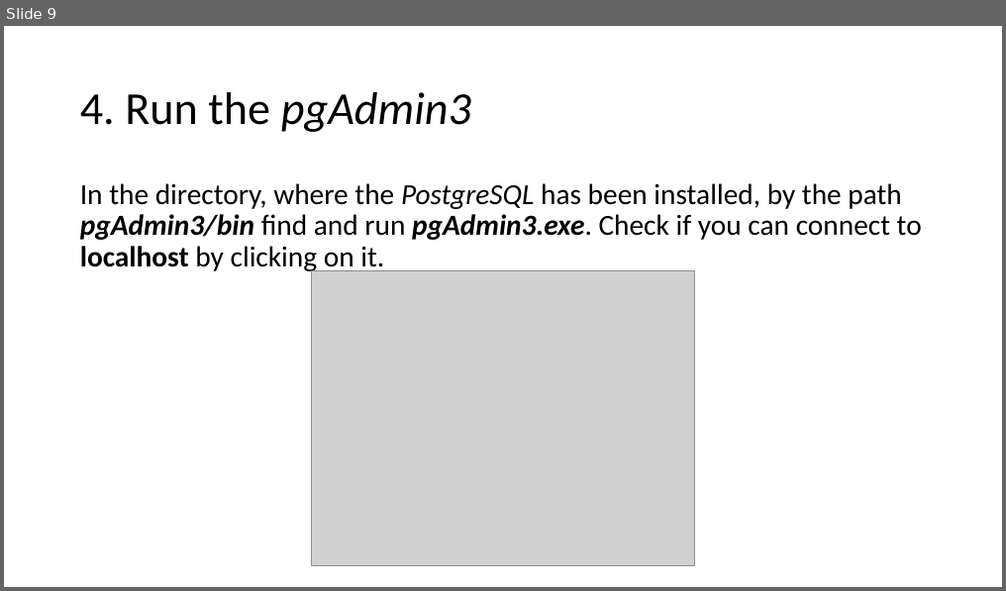
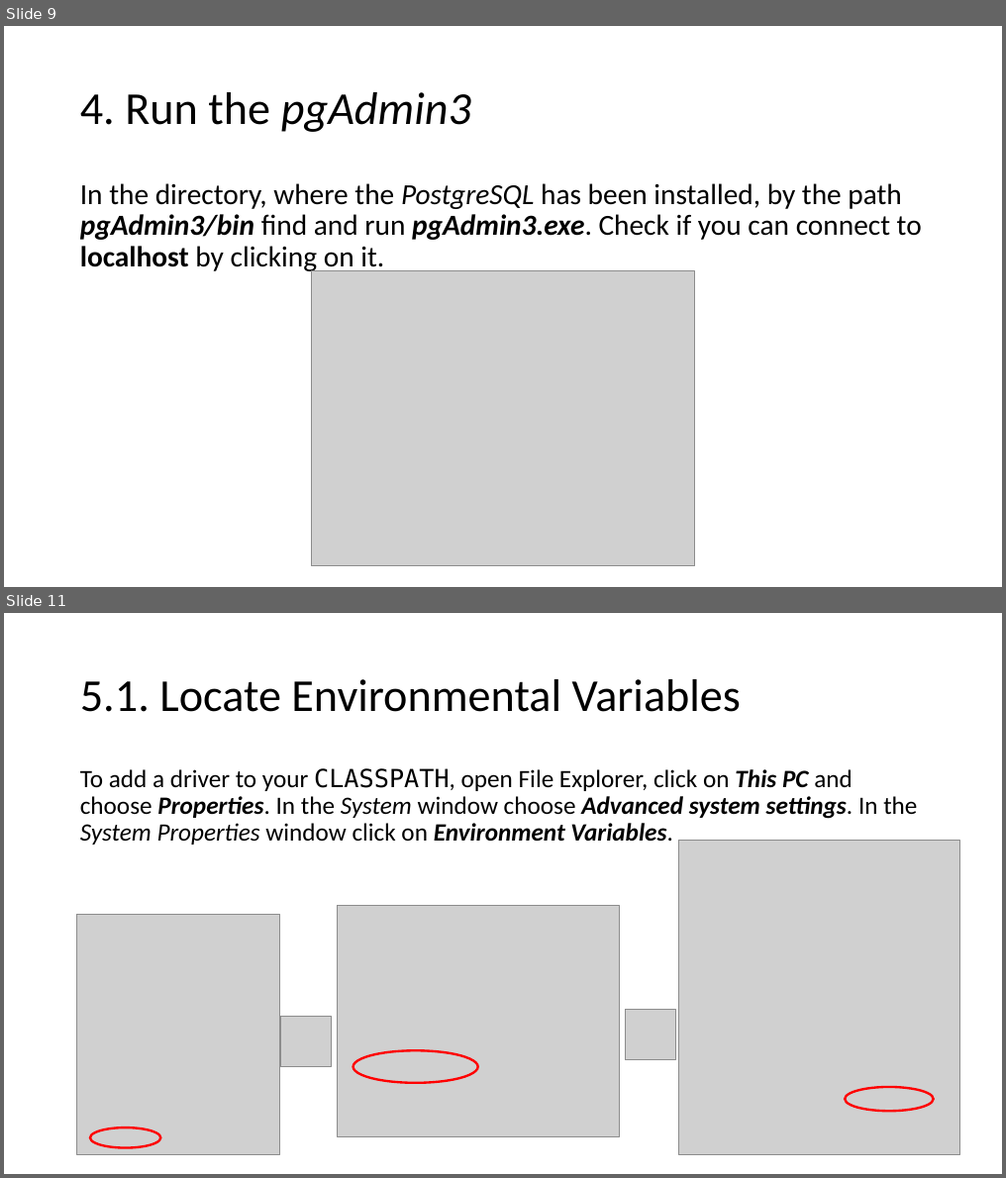
Before and after one commit to aolins/pbc, a slide deck: javadb/resources/Installing PostgreSQL.pptx. Shown one above the other, each under a label of ours: slide 9 before the commit, slides 9 and 11 after it; the slides between them are not shown. The pictures are 1006x591 and 1006x1178 pixels, drawn with LibreOffice and Linux fonts; fonts in the diff are those of the drawing; grey boxes stand for pictures. Boxes give left, top, right and bottom in pixels: in the first picture for what was removed or moved away, otherwise in the second. Text is boxed around its words. In the diff, an @@ line names an element or a change of style, - is before the commit and + after.

Commit message:
Added an instruction for JDBC driver installation

```diff
--- a/javadb/resources/Installing PostgreSQL.pptx
+++ b/javadb/resources/Installing PostgreSQL.pptx
@@ slide 11 added at box(4, 613, 1002, 1174), background #FFFFFF @@
@@ title added at box(80, 679, 741, 712), 44 pt, text #000000 @@
+5.1. Locate Environmental Variables
@@ text added at box(80, 768, 917, 845), 24 pt, text #000000 @@
+To add a driver to your CLASSPATH, open File Explorer, click on This PC and choose Properties. In the System window choose Advanced system settings. In the System Properties window click on Environment Variables.
@@ picture added at box(678, 841, 960, 1156) @@
@@ picture added at box(338, 906, 620, 1137) @@
@@ picture added at box(77, 915, 279, 1156) @@
@@ picture added at box(280, 1017, 331, 1067) @@
@@ picture added at box(626, 1010, 676, 1060) @@
@@ ellipse added at box(352, 1051, 478, 1083), outline #FF0000 2.25 pt @@
@@ ellipse added at box(845, 1087, 933, 1112), outline #FF0000 2.25 pt @@
@@ ellipse added at box(90, 1128, 160, 1149), outline #FF0000 2.25 pt @@
```
Also in this commit, not shown: 2 other slides added.
